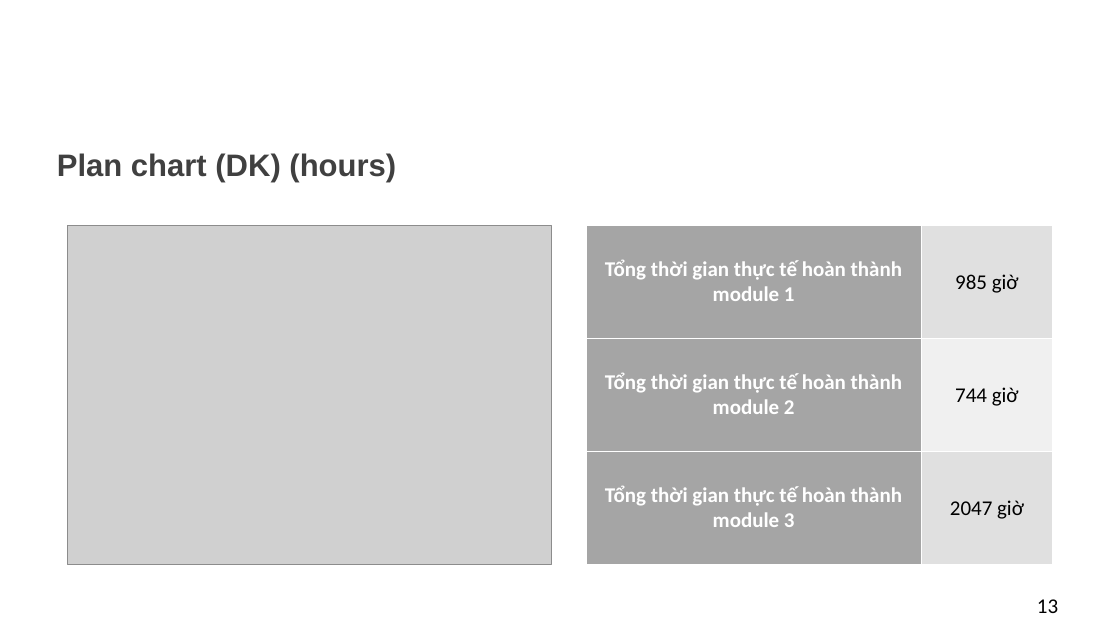
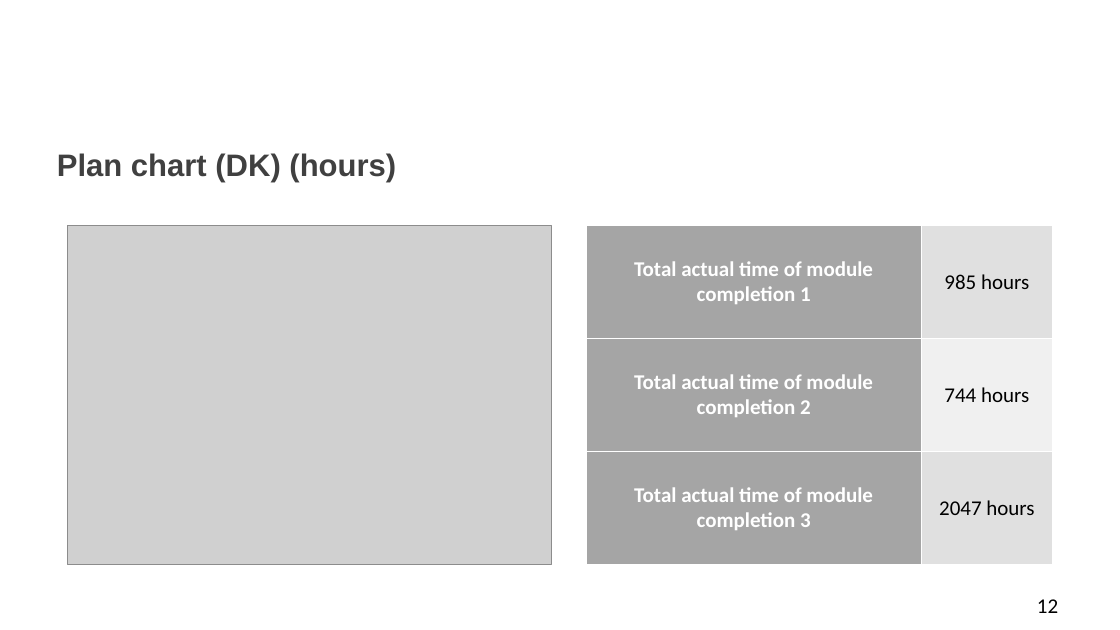
Before and after one commit to DamianHuynh/Capstone-Project, a slide deck: slide 12 of Improgress/PM-3.pptx (slide 13 before the commit). Drawn at 1120x630 pixels with LibreOffice and Linux fonts; fonts in the diff are those of the drawing; grey boxes stand for pictures; background and template pictures are left out. Boxes give left, top, right and bottom in pixels: in the first picture for what was removed or moved away, otherwise in the second. Text is boxed around its words. In the diff, an @@ line names an element or a change of style, - is before the commit and + after.

```diff
--- a/Improgress/PM-3.pptx
+++ b/Improgress/PM-3.pptx
@@ table at bbox=[586, 225, 1053, 565] @@
-row 1, column 1: Tổng thời gian thực tế hoàn thành module 1
+row 1, column 1: Total actual time of module completion 1
-row 1, column 2: 985 giờ
+row 1, column 2: 985 hours
-row 2, column 1: Tổng thời gian thực tế hoàn thành module 2
+row 2, column 1: Total actual time of module completion 2
-row 2, column 2: 744 giờ
+row 2, column 2: 744 hours
-row 3, column 1: Tổng thời gian thực tế hoàn thành module 3
+row 3, column 1: Total actual time of module completion 3
-row 3, column 2: 2047 giờ
+row 3, column 2: 2047 hours
@@ page number at bbox=[1037, 599, 1058, 613]: text changed @@
-13
+12
```
Also in this commit, not shown: 6 other slides changed, 1 slide added, 2 slides removed.
